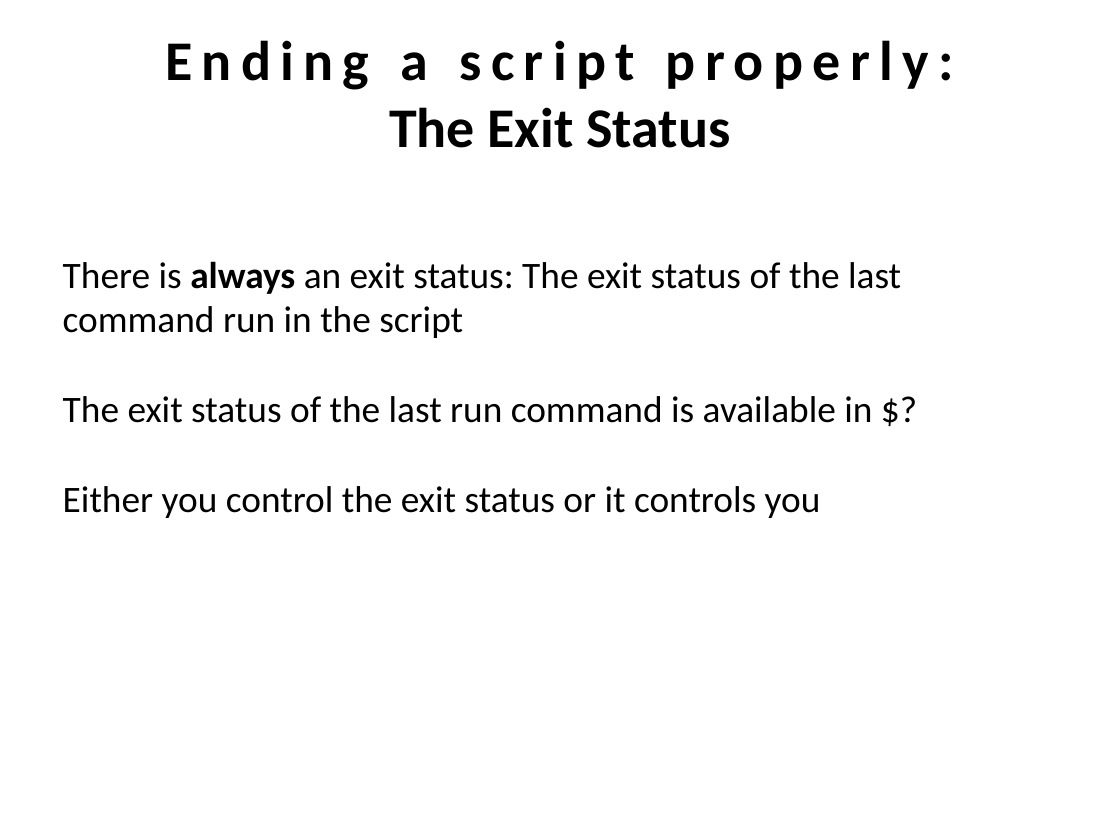
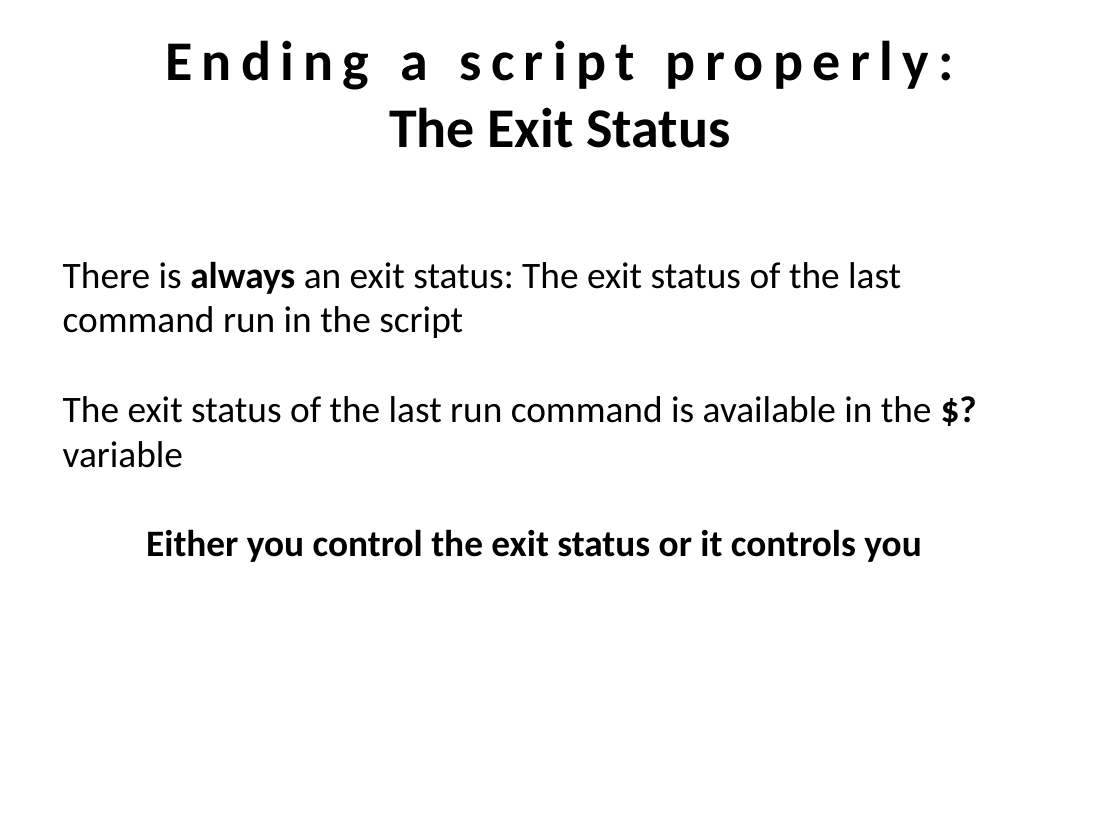
Before and after one commit to hdinkel/linuxcommandline, a slide deck: slide 18 of Intermediate/handout and presentation/LSI.pptx (slide 16 before the commit). Drawn at 1120x840 pixels with LibreOffice and Linux fonts; fonts in the diff are those of the drawing. Boxes give left, top, right and bottom in pixels: in the first picture for what was removed or moved away, otherwise in the second. Text is boxed around its words. In the diff, an @@ line names an element or a change of style, - is before the commit and + after.

```diff
--- a/Intermediate/handout and presentation/LSI.pptx
+++ b/Intermediate/handout and presentation/LSI.pptx
@@ text at box(63, 396, 932, 468): text changed @@
-The exit status of the last run command is available in $?
+The exit status of the last run command is available in the $? variable
@@ text at box(146, 529, 921, 562): bold on in "Either you control the exit status or ..."; alignment left to centre @@
```
Also in this commit, not shown: 8 other slides changed, 2 slides added, 6 other files.
